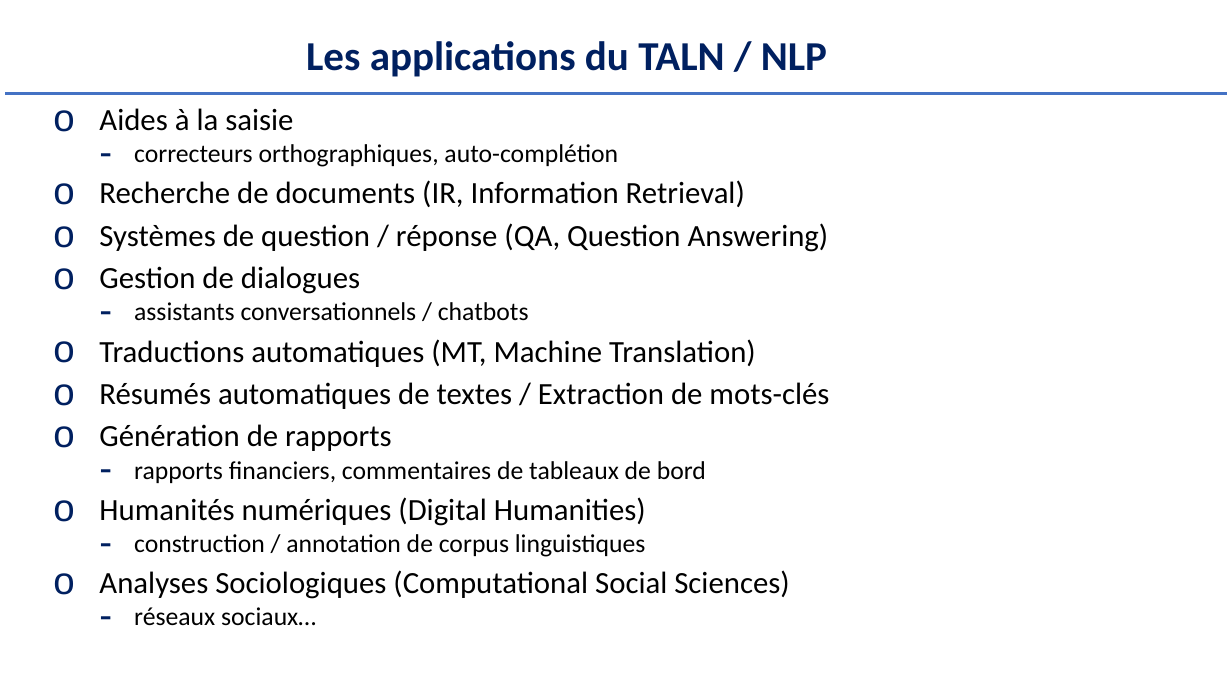
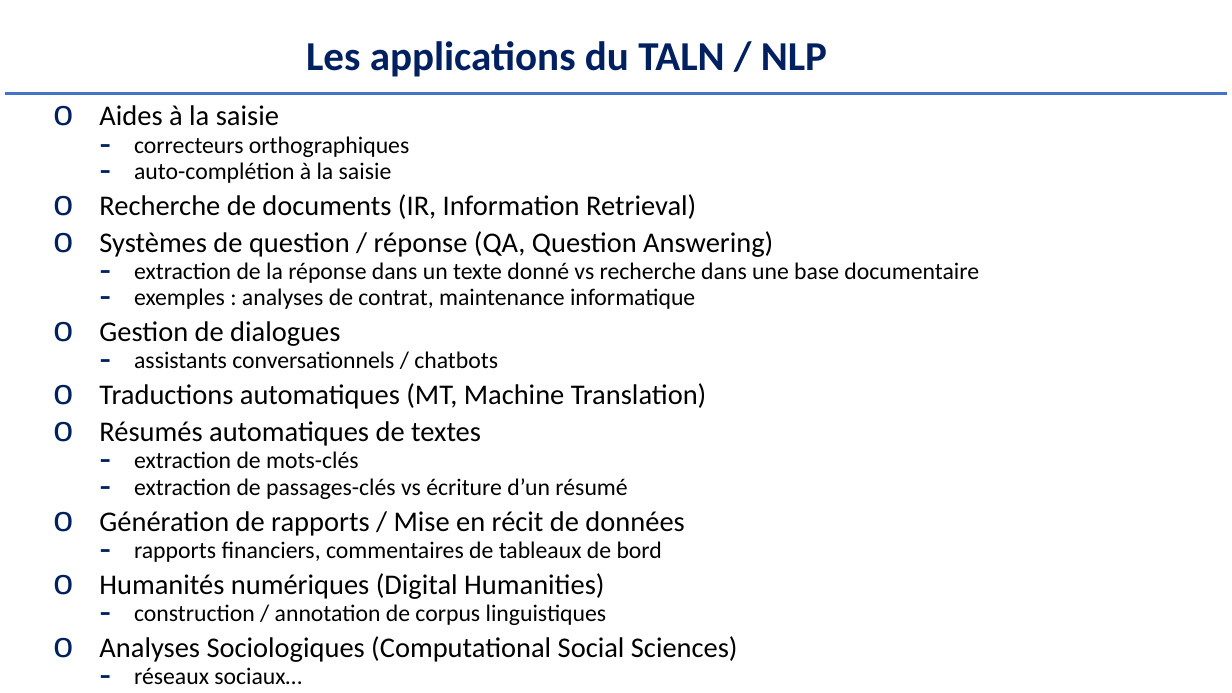
Before and after one commit to Herve-Guerin/cours-NLP-Gustave-Eiffel, a slide deck: slide 10 of Slides/NLP et Analyse Textuelle V2 - 1.pptx. Drawn at 1232x693 pixels with LibreOffice and Linux fonts; fonts in the diff are those of the drawing. Boxes give left, top, right and bottom in pixels: in the first picture for what was removed or moved away, otherwise in the second. Text is boxed around its words. In the diff, an @@ line names an element or a change of style, - is before the commit and + after.

```diff
--- a/Slides/NLP et Analyse Textuelle V2 - 1.pptx
+++ b/Slides/NLP et Analyse Textuelle V2 - 1.pptx
@@ text at (99,105,773,684): size 24 to 22.2 pt in "Aides à la saisie", "Recherche de documents (IR, Information Retrieval)", "Systèmes de question / réponse (QA, Question ...", "Gestion de dialogues" and 3 more places; size 20 to 18.5 pt in "assistants conversationnels / chatbots", "rapports financiers, commentaires de tableaux de bord", "construction / annotation de corpus linguistiques", "réseaux sociaux…"; line spacing 0.8 to 0.7 @@
@@ text at (134,144,618,167): text changed; size 20 to 18.5 pt @@
-  – correcteurs orthographiques, auto-complétion
+  – correcteurs orthographiques
+  – auto-complétion à la saisie
@@ text at (134,262,979,309): paragraphs added @@
+  – extraction de la réponse dans un texte donné vs recherche dans une base documentaire
+  – exemples : analyses de contrat, maintenance informatique
@@ text at (99,421,684,536): text changed; size 24 to 22.2 pt @@
-o Résumés automatiques de textes / Extraction de mots-clés
-o Génération de rapports
+o Résumés automatiques de textes
+  – extraction de mots-clés
+  – extraction de passages-clés vs écriture d’un résumé
+o Génération de rapports / Mise en récit de données
```
Also in this commit, not shown: 35 other slides changed, 2 slides added, 2 other files.
